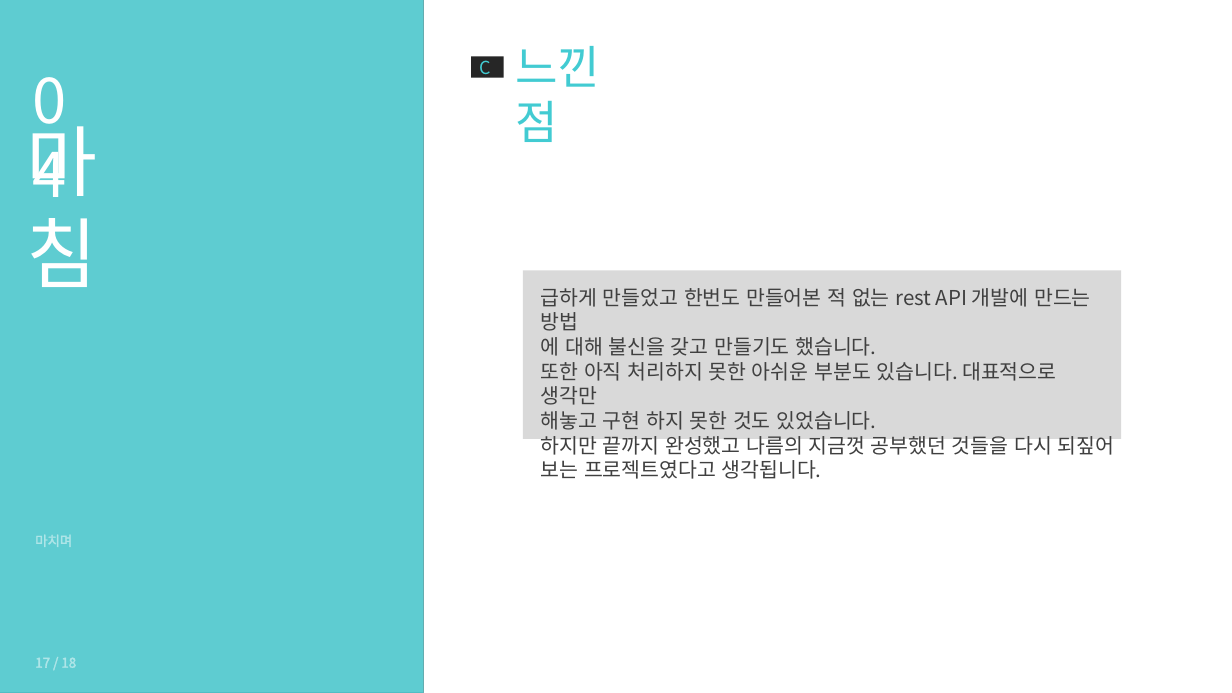
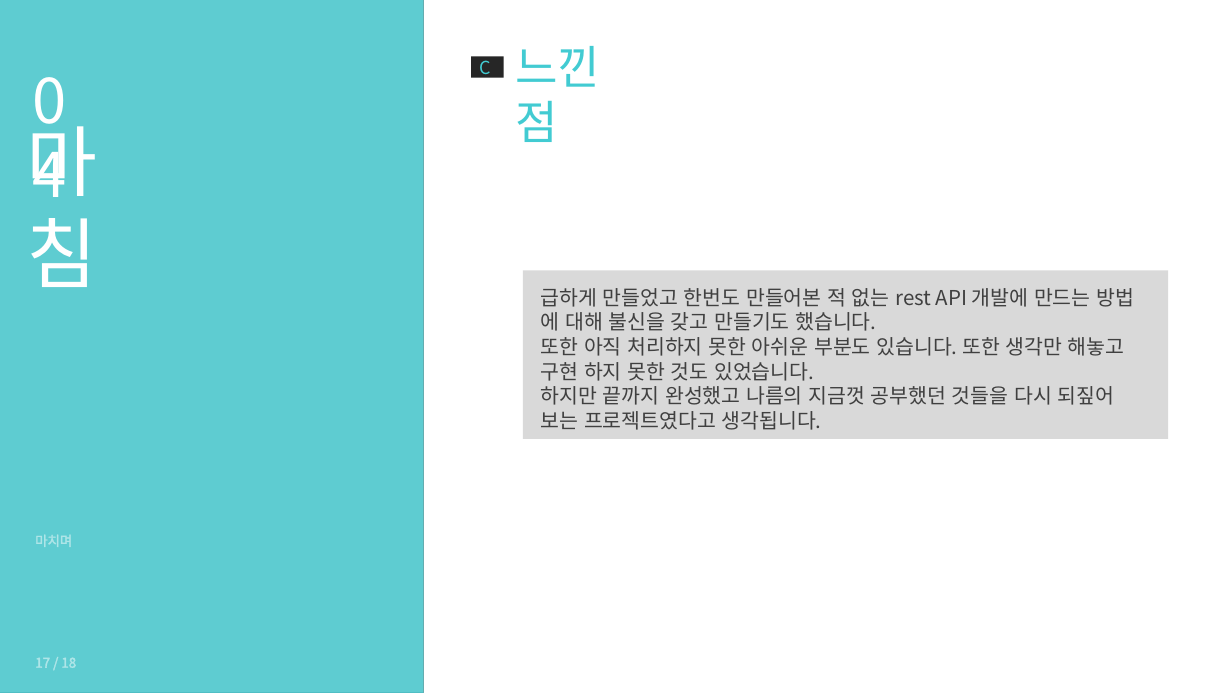
Before and after one commit to lunaB/Text-Emotional-Analysis-Rest-API, a slide deck: slide 17 of Text-Emotional-Analysis-Rest-API.pptx. Drawn at 1232x693 pixels with LibreOffice and Linux fonts; fonts in the diff are those of the drawing; grey boxes stand for pictures. Boxes give left, top, right and bottom in pixels: in the first picture for what was removed or moved away, otherwise in the second. Text is boxed around its words. In the diff, an @@ line names an element or a change of style, - is before the commit and + after.

```diff
--- a/Text-Emotional-Analysis-Rest-API.pptx
+++ b/Text-Emotional-Analysis-Rest-API.pptx
@@ rectangle: place and size @@
-rectangle at bbox=[523, 271, 1122, 439]
+rectangle at bbox=[523, 271, 1168, 439]
@@ text at bbox=[541, 288, 1134, 430]: text changed @@
-급하게 만들었고 한번도 만들어본 적 없는 rest API 개발에 만드는 방법
-에 대해 불신을 갖고 만들기도 했습니다.
-또한 아직 처리하지 못한 아쉬운 부분도 있습니다. 대표적으로 생각만
-해놓고 구현 하지 못한 것도 있었습니다.
-하지만 끝까지 완성했고 나름의 지금껏 공부했던 것들을 다시 되짚어
-보는 프로젝트였다고 생각됩니다.
+급하게 만들었고 한번도 만들어본 적 없는 rest API 개발에 만드는 방법 에 대해 불신을 갖고 만들기도 했습니다.
+또한 아직 처리하지 못한 아쉬운 부분도 있습니다. 또한 생각만 해놓고 구현 하지 못한 것도 있었습니다.
+하지만 끝까지 완성했고 나름의 지금껏 공부했던 것들을 다시 되짚어 보는 프로젝트였다고 생각됩니다.
```
Also in this commit, not shown: 6 other slides changed.
